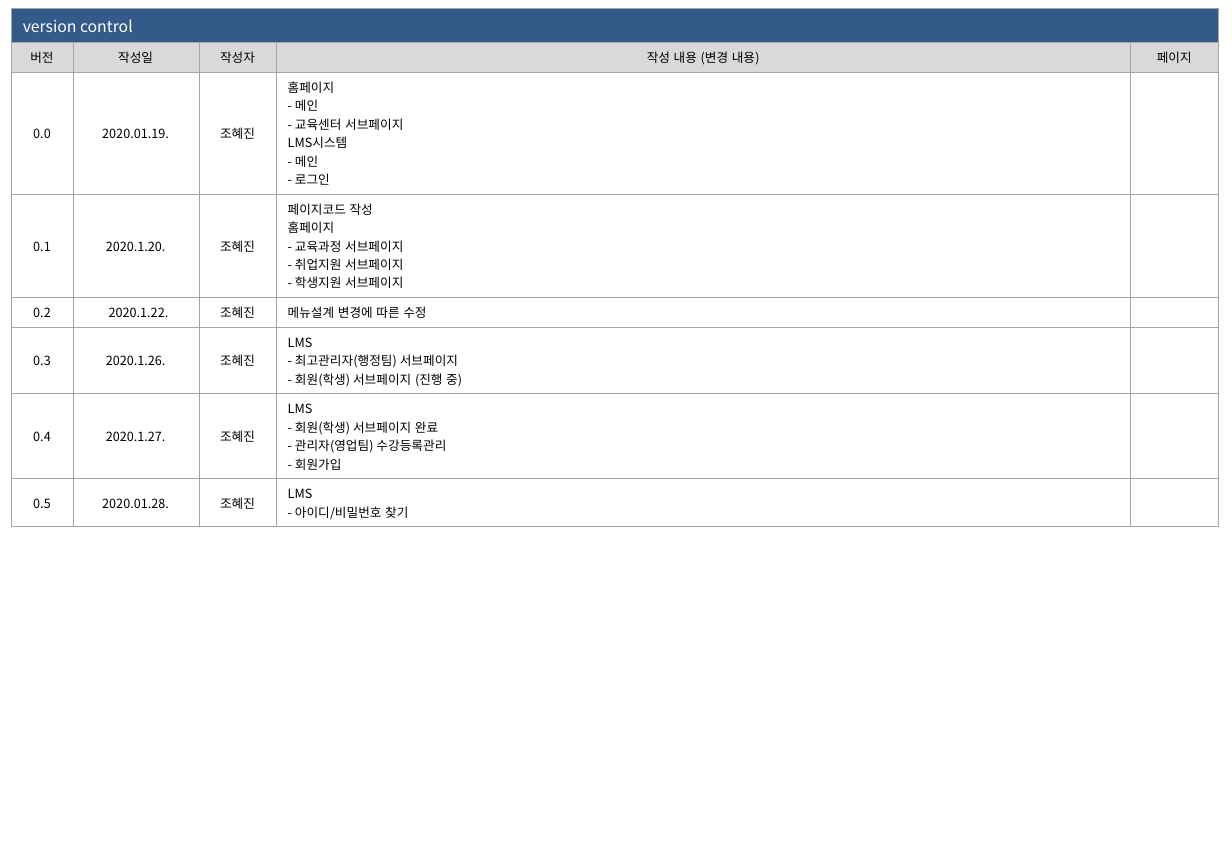
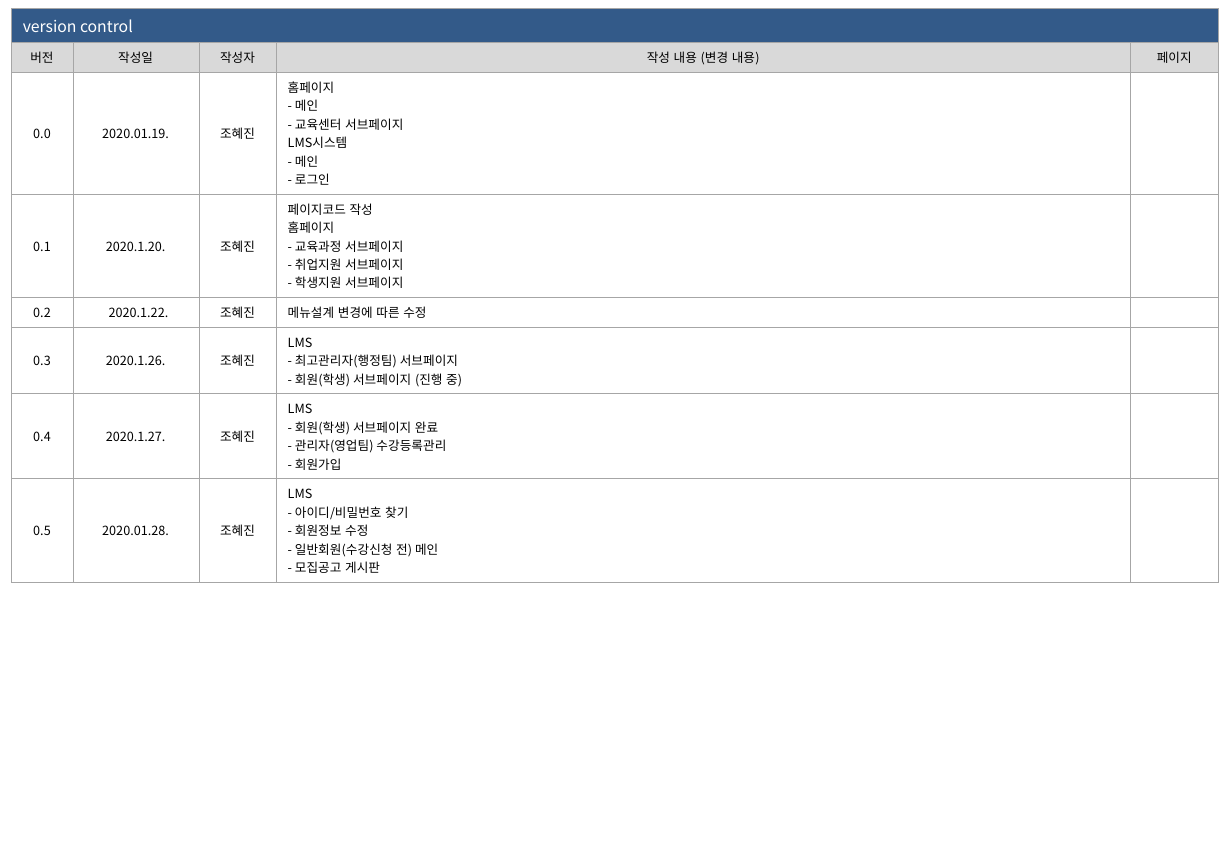
Before and after one commit to h62j8n/bitcamp_lms, a slide deck: slide 1 of storyboard.ver0.5.pptx. Drawn at 1232x853 pixels with LibreOffice and Linux fonts; fonts in the diff are those of the drawing. Boxes give left, top, right and bottom in pixels: in the first picture for what was removed or moved away, otherwise in the second. Text is boxed around its words. In the diff, an @@ line names an element or a change of style, - is before the commit and + after.

```diff
--- a/storyboard.ver0.5.pptx
+++ b/storyboard.ver0.5.pptx
@@ table at <box>11,8,1219,577</box> @@
-row 8, column 4: LMS / - 아이디/비밀번호 찾기
+row 8, column 4: LMS / - 아이디/비밀번호 찾기 / - 회원정보 수정 / - 일반회원(수강신청 전) 메인 / - 모집공고 게시판
```
Also in this commit, not shown: 11 other slides changed, 10 slides added, 1 slide removed.
